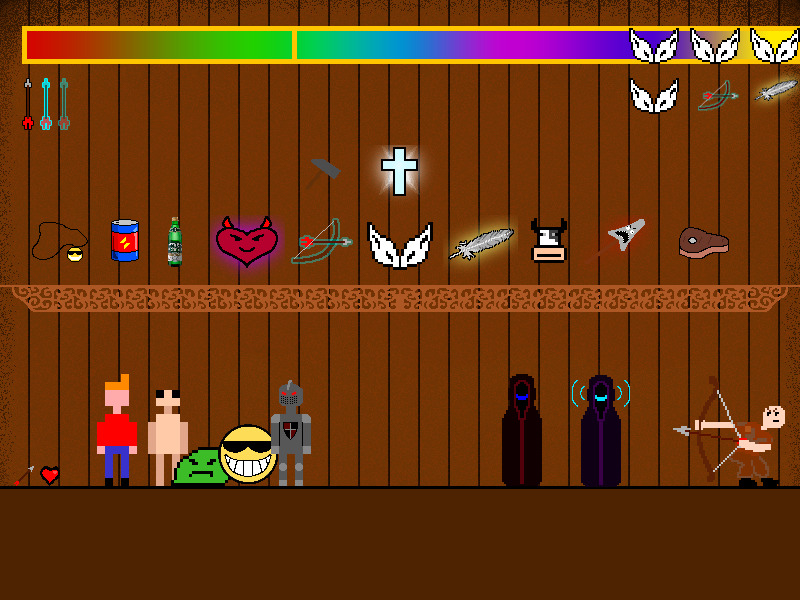
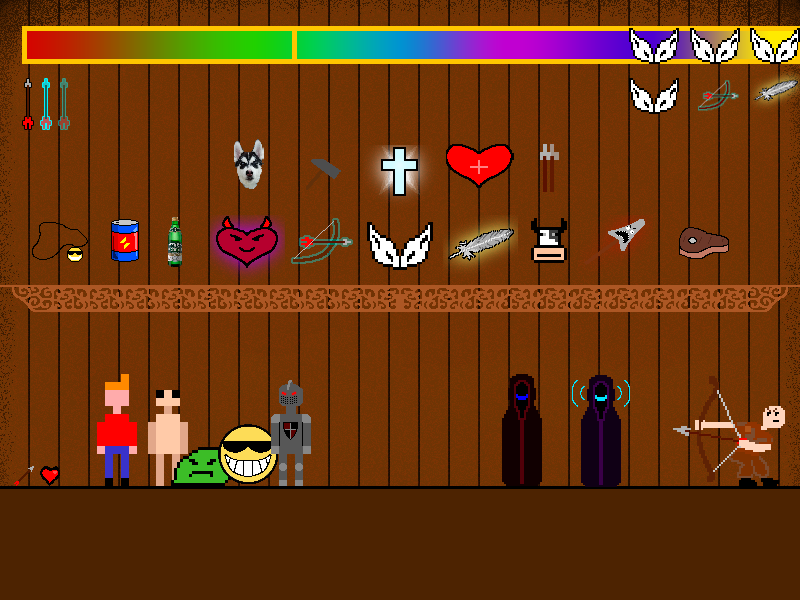
Layers edited between the first and the second 800 x 600 image:
added layer "id14" in group "treasures" over [234, 139, 264, 189]
added layer "id13" in group "treasures" over [540, 144, 559, 192]
added layer "id12" in group "treasures" over [446, 144, 514, 188]
